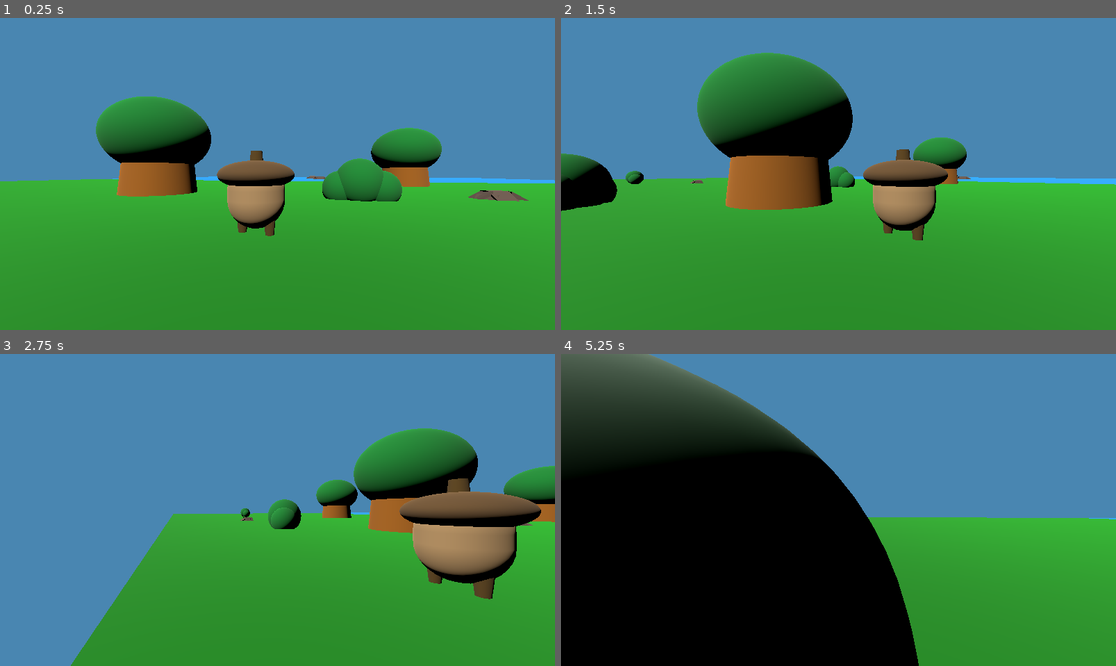
Above: before the commit, frames 1-4 (two rows, left to right).
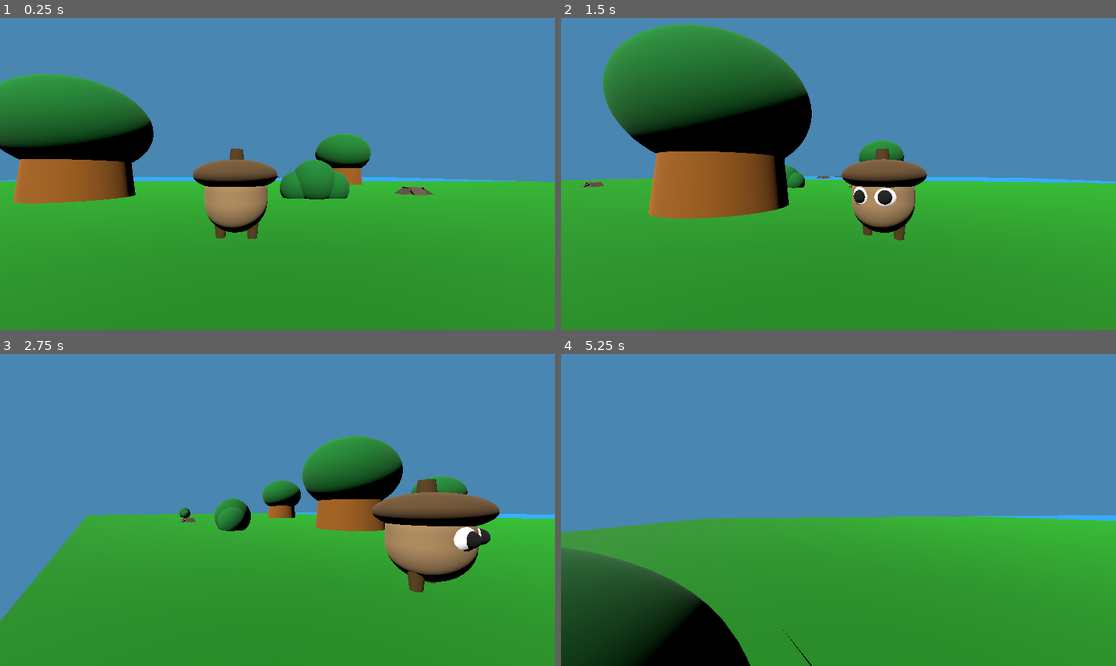
Above: after the commit, the same moments.

Repository: pterosaur-pixel/evil-squirrels-unite
Game: Godot game, scene res://main.tscn
Same seed, same stepped clock (60 frames per second), same inputs: the game is played once before the commit and once after it.
Inputs:
- Up to frame 1 (0.25 s): no input
- Up to frame 2 (1.5 s): tap Enter at 0.5 s; hold Right (ui_right) 0.53-1.28 s; hold X (camera_left) 0.53-1.28 s; tap Space (jump) at 0.77 s; hold Down (ui_down) from 1.28 s (still down); tap Y (camera_right) at 1.35 s
- Up to frame 3 (2.75 s): tap Space (jump) at 1.52 s; release Down (ui_down) at 2.03 s; hold Right (ui_right) from 2.03 s (still down); hold X (camera_left) from 2.03 s (still down)
- Up to frame 4 (5.25 s): release Right (ui_right) at 2.78 s; release X (camera_left) at 2.78 s; hold Up (ui_up) 2.78-3.53 s; tap Y (camera_right) at 2.85, 4.35 s; tap Space (jump) at 3.02, 3.77, 4.52 s; hold X (camera_left) 3.53-4.28 s; hold Left (ui_left) 3.53-5.03 s; hold Down (ui_down) from 5.03 s (still down); hold X (camera_left) from 5.03 s (still down)

The runs differ from the first frame. In frame 1, 20% of the frame differs, in the area x 0-100%, y 17-71%; in frame 2, 25%; in frame 3, 21%; in frame 4, 48%, in the area x 0-100%, y 0-100%.

Commit message:
Made character turn when he changes direction
Took out camera tilt

Diff:
--- a/camera_3d.gd
+++ b/camera_3d.gd
@@ -1,7 +1,7 @@
 extends Camera3D
 @onready var character = get_node("../GoobleSnoop")
 func _physics_process(delta: float) -> void:
-	global_position.x = character.global_position.x + 2
+	global_position.x = character.global_position.x + 1
 	global_position.z = character.global_position.z + 5
 	global_position.y = character.global_position.y + 2
 	if Input.is_action_pressed("camera_left"):
--- a/character_body_3d.gd
+++ b/character_body_3d.gd
@@ -7,10 +7,17 @@
 	var direction_z := Input.get_axis("ui_up", "ui_down")
 	velocity.z = direction_z * speed
 	velocity.x = direction * speed
+	if direction != 0:
+		rotation.y = -direction * PI/2
+	if direction_z != 0:
+		if direction_z == -1:
+			rotation.y = 0
+		else:
+			rotation.y = PI
 	if Input.is_action_just_pressed("jump"):
 		velocity.y = 50
 	move_and_slide()
-	print(global_position)
+	print(rotation)
 func _on_water_collider_area_entered(area: Area3D) -> void:
 	speed = 15
 
--- a/main.tscn
+++ b/main.tscn
@@ -58,5 +58,5 @@
 shape = SubResource("BoxShape3D_h2yge")
 
 [node name="Camera3D" type="Camera3D" parent="."]
-transform = Transform3D(0.961703, 0, 0.274094, 0, 1, 0, -0.274094, 0, 0.961703, 5.17289, 1.96071, 13.3276)
+transform = Transform3D(1, 0, 0, 0, 1, 0, 0, 0, 1, 5.17289, 1.96071, 13.3276)
 script = ExtResource("4_1bvp3")
